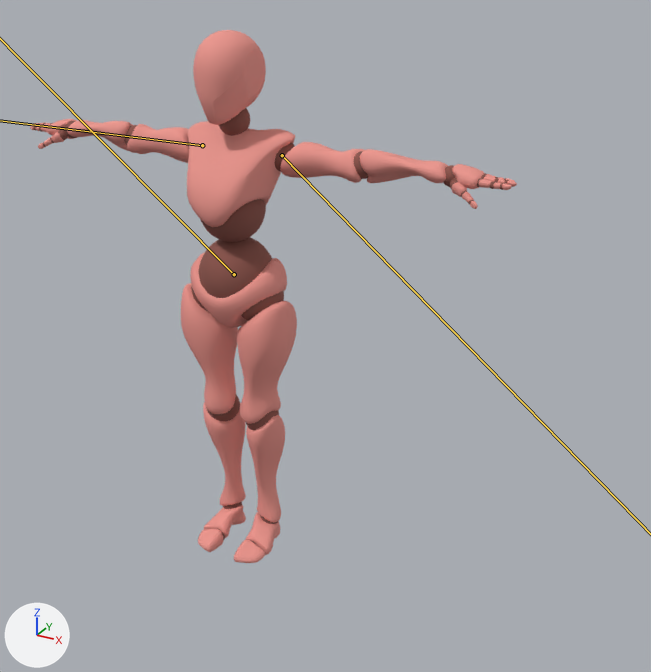
The glTF model zuko.glb: old version first, new version second.
Both versions are drawn from a 50 mm lens placed at (1.62, -2.33, 2.05), pointed at (0.29, 0.07, 0.85). Every picture has the same lights, and +X, +Y and +Z are marked at lower left. The bones that change are drawn over the model as lines.

Names of what the first picture shows: 'Beta_Joints', 'Beta_Surface'.
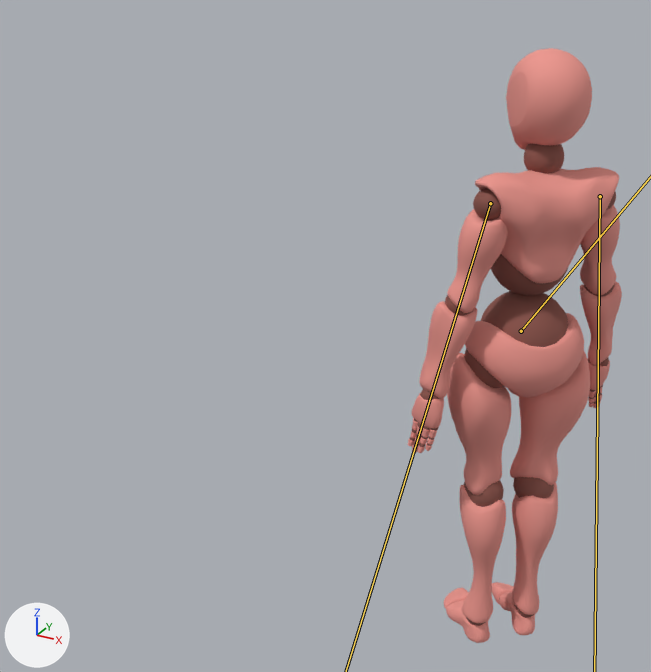
The newer file adds an action. The first version stands in its rest pose; the second is drawn at frame 108 of the action 'fight'.

Pixel boxes (x1, y1, x2, y2) of what changed, in the pictures (651 x 672 px):
'Beta_Surface', posed (56% narrower, 12% taller)
    before: (30, 30, 517, 563)
    after: (408, 48, 622, 643)
'Beta_Joints', posed (56% narrower, 11% taller)
    before: (34, 108, 508, 544)
    after: (410, 143, 616, 626)

The change, as a list of edits to the scene's bpy script:
```text
Change bone_mixamorig_hips:
    where bone_mixamorig_hips = bpy.data.objects['Armature'].pose.bones['mixamorig:Hips']
    bone_mixamorig_hips.location: (0.0, 0.0, 0.0) -> (97.0, 0.0, 0.0)
    bone_mixamorig_hips.rotation_quaternion: (1.0, 0.0, 0.0, 0.0) -> (0.355, 0.0, -0.935, 0.012)  # degrees (0, 0, 0) -> degrees (2, -138, -1)
Change bone_mixamorig_rightarm:
    where bone_mixamorig_rightarm = bpy.data.objects['Armature'].pose.bones['mixamorig:RightArm']  # child of 'mixamorig:RightShoulder'
    bone_mixamorig_rightarm.rotation_quaternion: (1.0, 0.0, 0.0, 0.0) -> (0.677, 0.592, 0.392, 0.195)  # degrees (0, 0, 0) -> degrees (90, 17, 50)
Change bone_mixamorig_leftarm:
    where bone_mixamorig_leftarm = bpy.data.objects['Armature'].pose.bones['mixamorig:LeftArm']  # child of 'mixamorig:LeftShoulder'
    bone_mixamorig_leftarm.rotation_quaternion: (1.0, 0.0, 0.0, 0.0) -> (0.75, 0.61, -0.214, -0.14)  # degrees (0, 0, 0) -> degrees (80, -9, -28)
```
